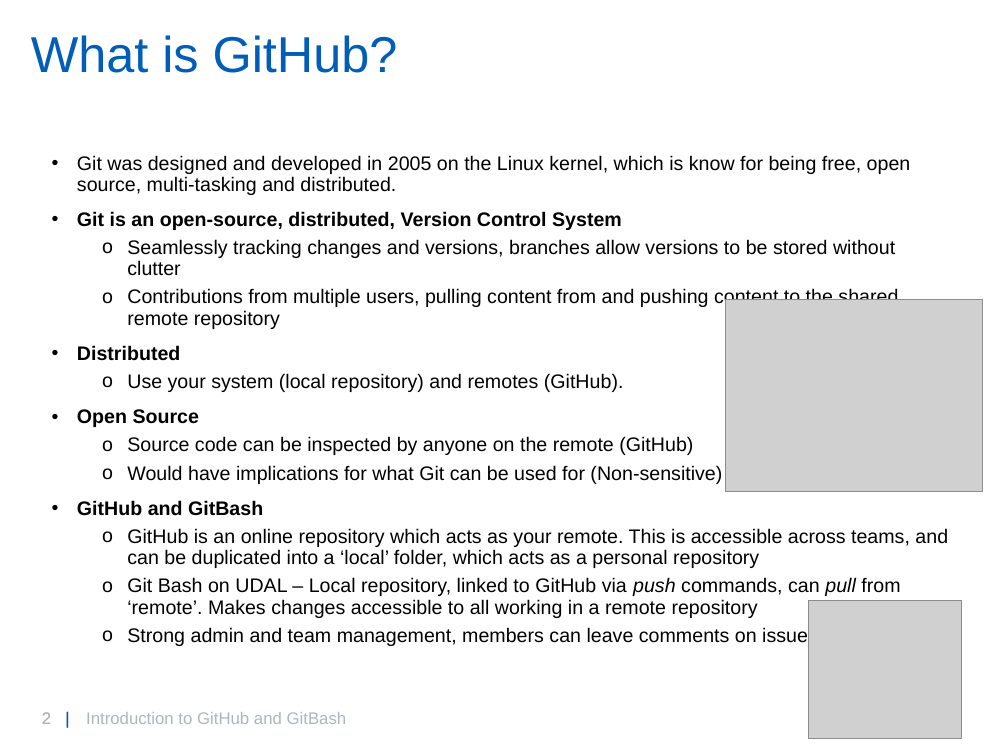
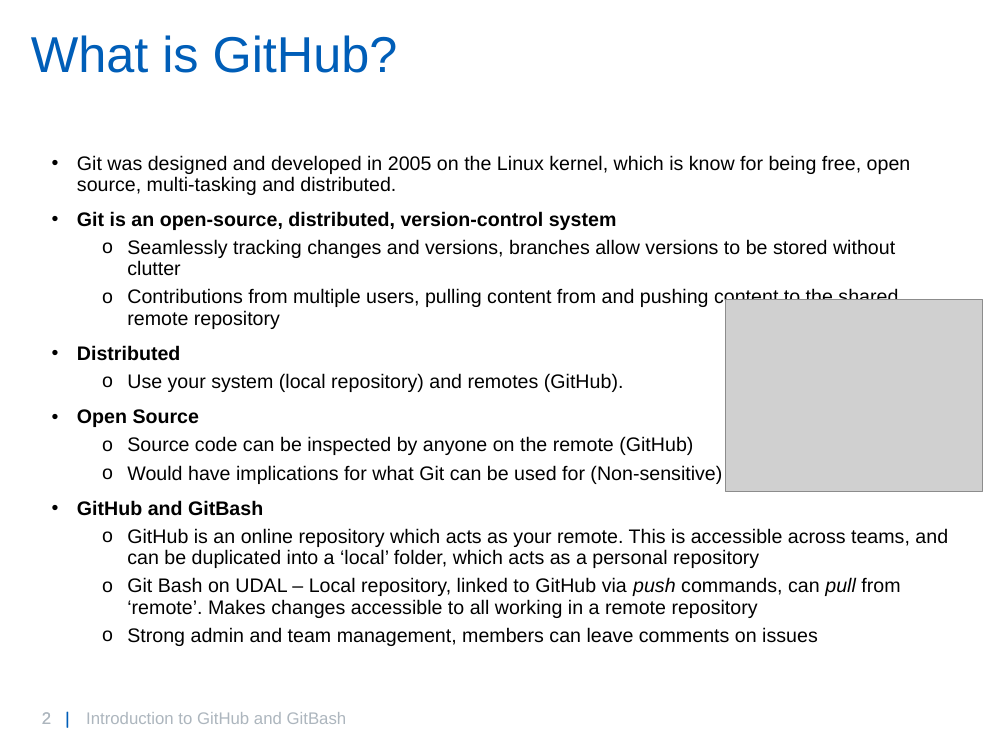
Before and after one commit to willbrooks2/Git_Introduction, a slide deck: slide 2 of GitIntro.pptx. Drawn at 1008x756 pixels with LibreOffice and Linux fonts; fonts in the diff are those of the drawing; grey boxes stand for pictures; background and template pictures are left out. Boxes give left, top, right and bottom in pixels: in the first picture for what was removed or moved away, otherwise in the second. Text is boxed around its words. In the diff, an @@ line names an element or a change of style, - is before the commit and + after.

Commit message:
updates

```diff
--- a/GitIntro.pptx
+++ b/GitIntro.pptx
@@ text at bbox=[77, 211, 617, 230]: text changed @@
-• Git is an open-source, distributed, Version Control System
+• Git is an open-source, distributed, version-control system
@@ picture removed at bbox=[809, 601, 962, 739] @@
```
Also in this commit, not shown: 5 other slides changed, 1 slide added.
